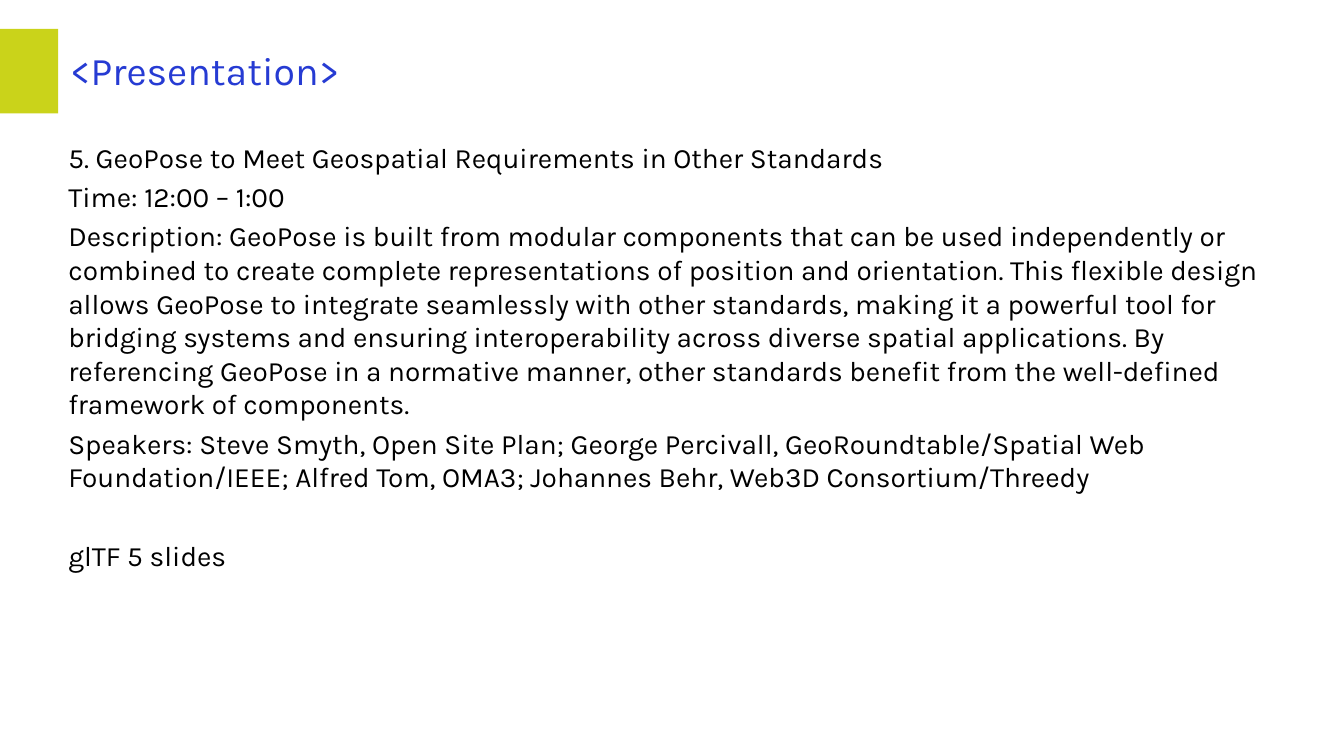
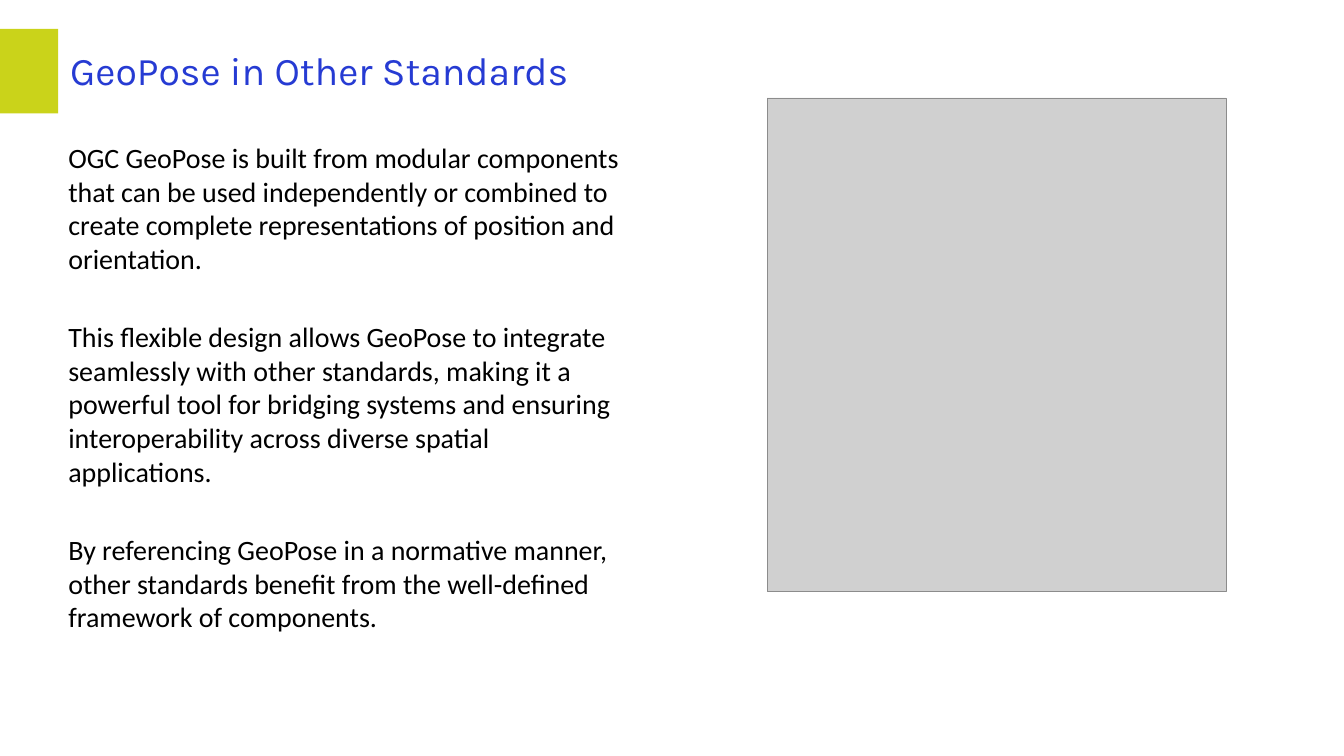
Before and after one commit to opengeospatial/GeoPose, a slide deck: slide 3 of Presentations/2025_Summit/2025_Oct_27_Summit_Standards_Friend.pptx. Drawn at 1344x756 pixels with LibreOffice and Linux fonts; fonts in the diff are those of the drawing; grey boxes stand for pictures; background and template pictures are left out. Boxes give left, top, right and bottom in pixels: in the first picture for what was removed or moved away, otherwise in the second. Text is boxed around its words. In the diff, an @@ line names an element or a change of style, - is before the commit and + after.

```diff
--- a/Presentations/2025_Summit/2025_Oct_27_Summit_Standards_Friend.pptx
+++ b/Presentations/2025_Summit/2025_Oct_27_Summit_Standards_Friend.pptx
@@ title at (70,58,568,86): text changed @@
-<Presentation>
+GeoPose in Other Standards
@@ picture added at (767,98,1226,592) @@
@@ text at (68,148,619,632): text changed; font Karla to Calibri @@
-5. GeoPose to Meet Geospatial Requirements in Other Standards
-Time: 12:00 – 1:00
-Description: GeoPose is built from modular components that can be used independently or combined to create complete representations of position and orientation. This flexible design allows GeoPose to integrate seamlessly with other standards, making it a powerful tool for bridging systems and ensuring interoperability across diverse spatial applications. By referencing GeoPose in a normative manner, other standards benefit from the well-defined framework of components.
-Speakers: Steve Smyth, Open Site Plan; George Percivall, GeoRoundtable/Spatial Web Foundation/IEEE; Alfred Tom, OMA3; Johannes Behr, Web3D Consortium/Threedy
-glTF 5 slides
+OGC GeoPose is built from modular components that can be used independently or combined to create complete representations of position and orientation.
+This flexible design allows GeoPose to integrate seamlessly with other standards, making it a powerful tool for bridging systems and ensuring interoperability across diverse spatial applications.
+By referencing GeoPose in a normative manner, other standards benefit from the well-defined framework of components.
```
Also in this commit, not shown: 1 other slide changed, 1 slide added, 1 slide removed.
